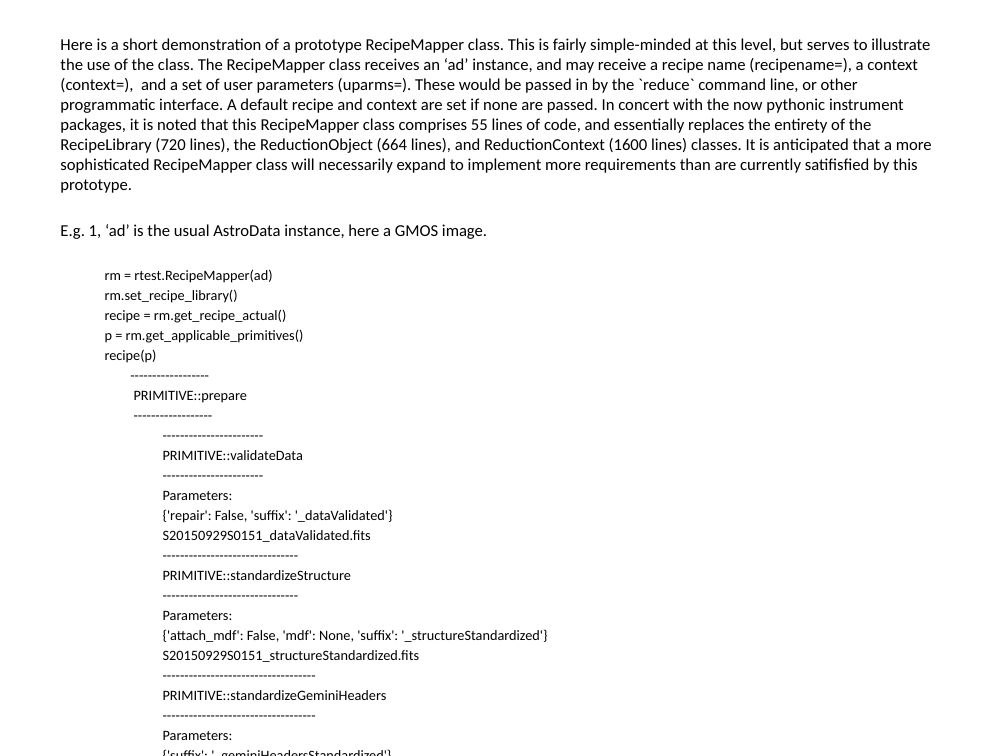
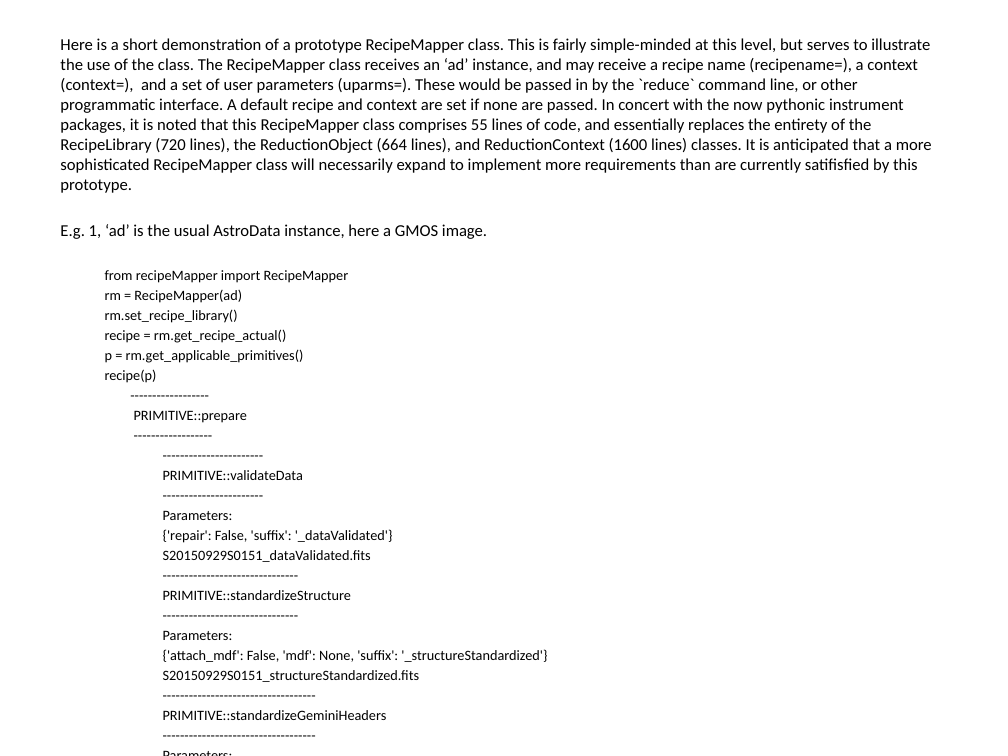
Before and after one commit to GeminiDRSoftware/DRAGONS, a slide deck: slide 4 of docs/RecipeSystem2.pptx. Drawn at 1008x756 pixels with LibreOffice and Linux fonts; fonts in the diff are those of the drawing. Boxes give left, top, right and bottom in pixels: in the first picture for what was removed or moved away, otherwise in the second. Text is boxed around its words. In the diff, an @@ line names an element or a change of style, - is before the commit and + after.

Commit message:
updated recipe sys doc.

```diff
--- a/docs/RecipeSystem2.pptx
+++ b/docs/RecipeSystem2.pptx
@@ text at bbox=[105, 270, 349, 303]: text changed @@
-  rm = rtest.RecipeMapper(ad)
+  from recipeMapper import RecipeMapper
+  rm = RecipeMapper(ad)
```
Also in this commit, not shown: 1 other slide changed.
